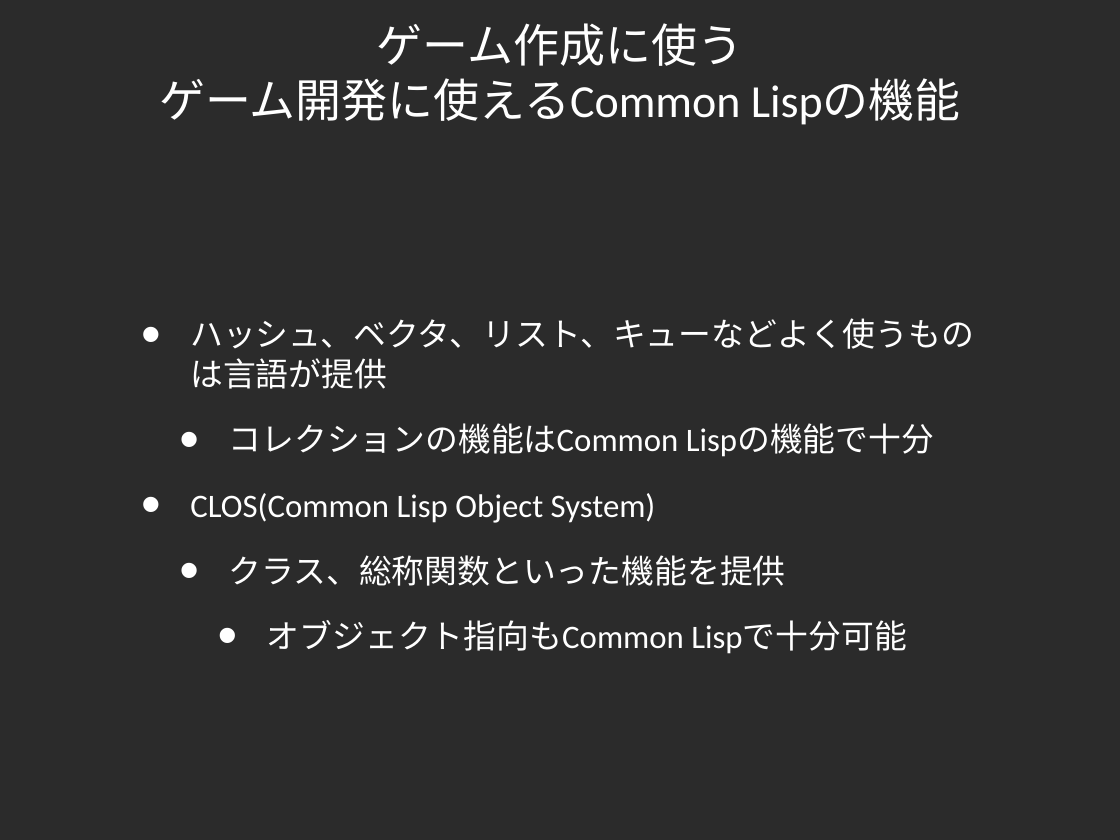
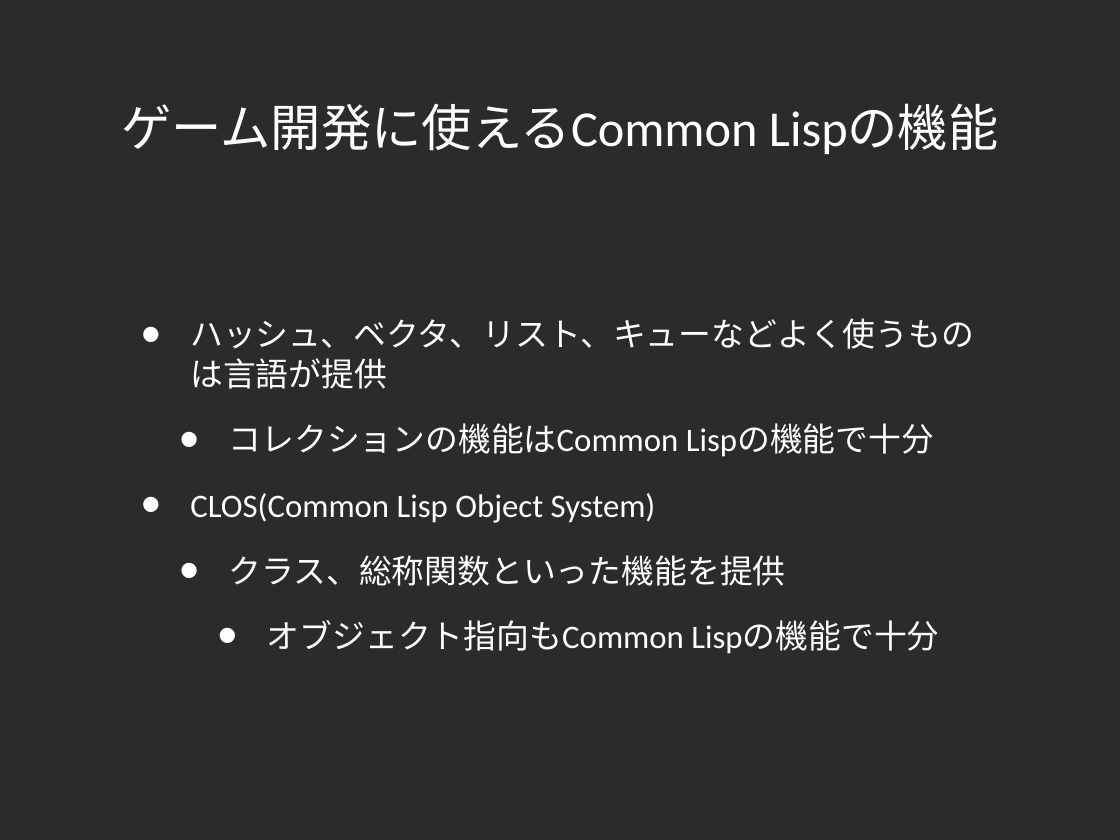
Before and after one commit to lambdasakura/doc, a slide deck: slide 19 of zengeren/fast_game_development_2010:02:12.ppt (slide 18 before the commit). Drawn at 1120x840 pixels with LibreOffice and Linux fonts; fonts in the diff are those of the drawing; background and template pictures are left out; a plain dark background stands for a picture behind light text. Boxes give left, top, right and bottom in pixels: in the first picture for what was removed or moved away, otherwise in the second. Text is boxed around its words. In the diff, an @@ line names an element or a change of style, - is before the commit and + after.

Commit message:
ppt update

```diff
--- a/zengeren/fast_game_development_2010:02:12.ppt
+++ b/zengeren/fast_game_development_2010:02:12.ppt
@@ title at [122, 103, 999, 154]: text changed; size 42 to 46 pt @@
-ゲーム作成に使う
-ゲーム開発に使えるCommon Lispの機能
+ゲーム開発に使えるCommon Lispの機能
@@ text at [267, 620, 939, 654]: text changed @@
-    • オブジェクト指向もCommon Lispで十分可能
+    • オブジェクト指向もCommon Lispの機能で十分
```
Also in this commit, not shown: 11 other slides changed, 8 slides added, 3 slides removed.
